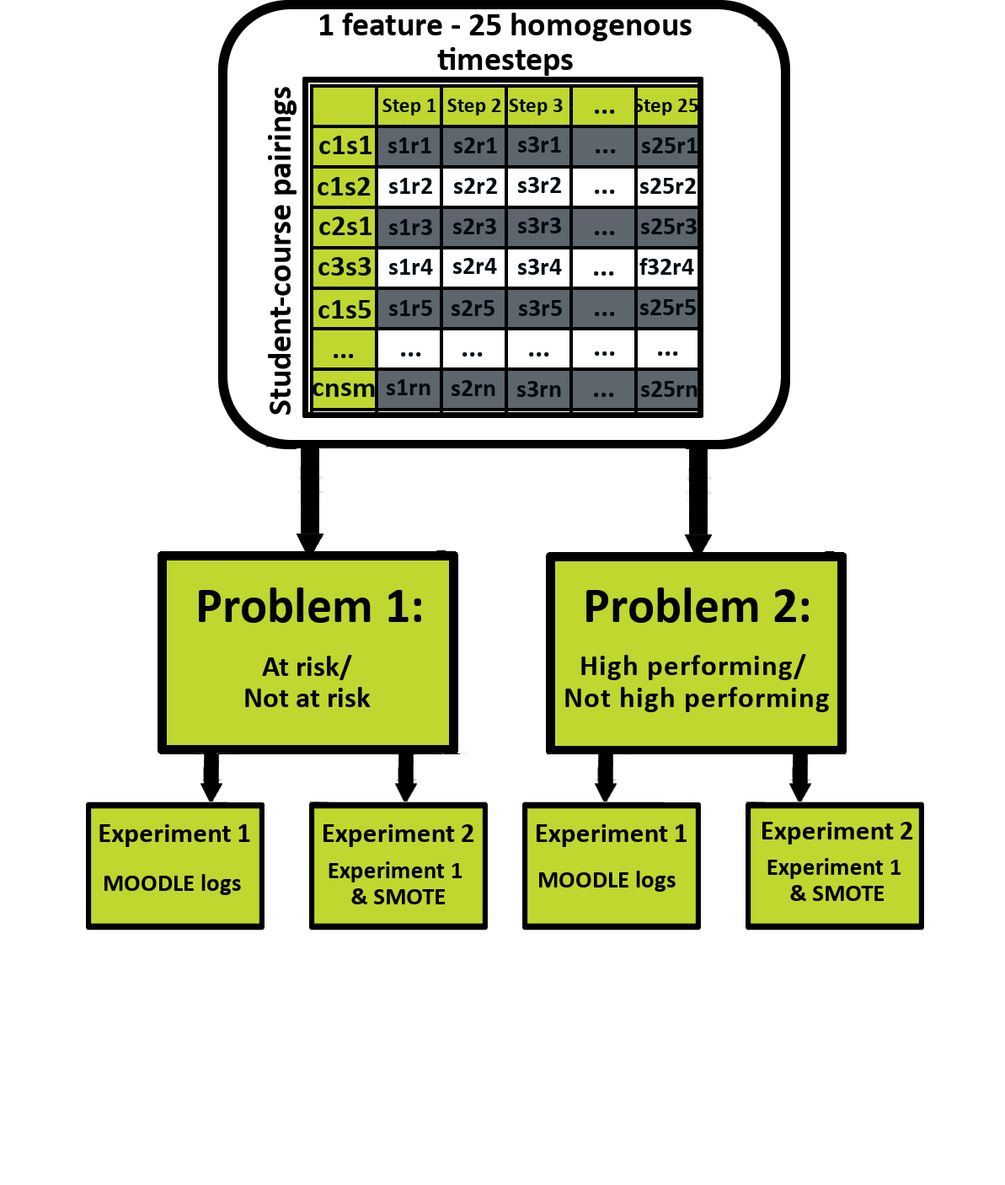
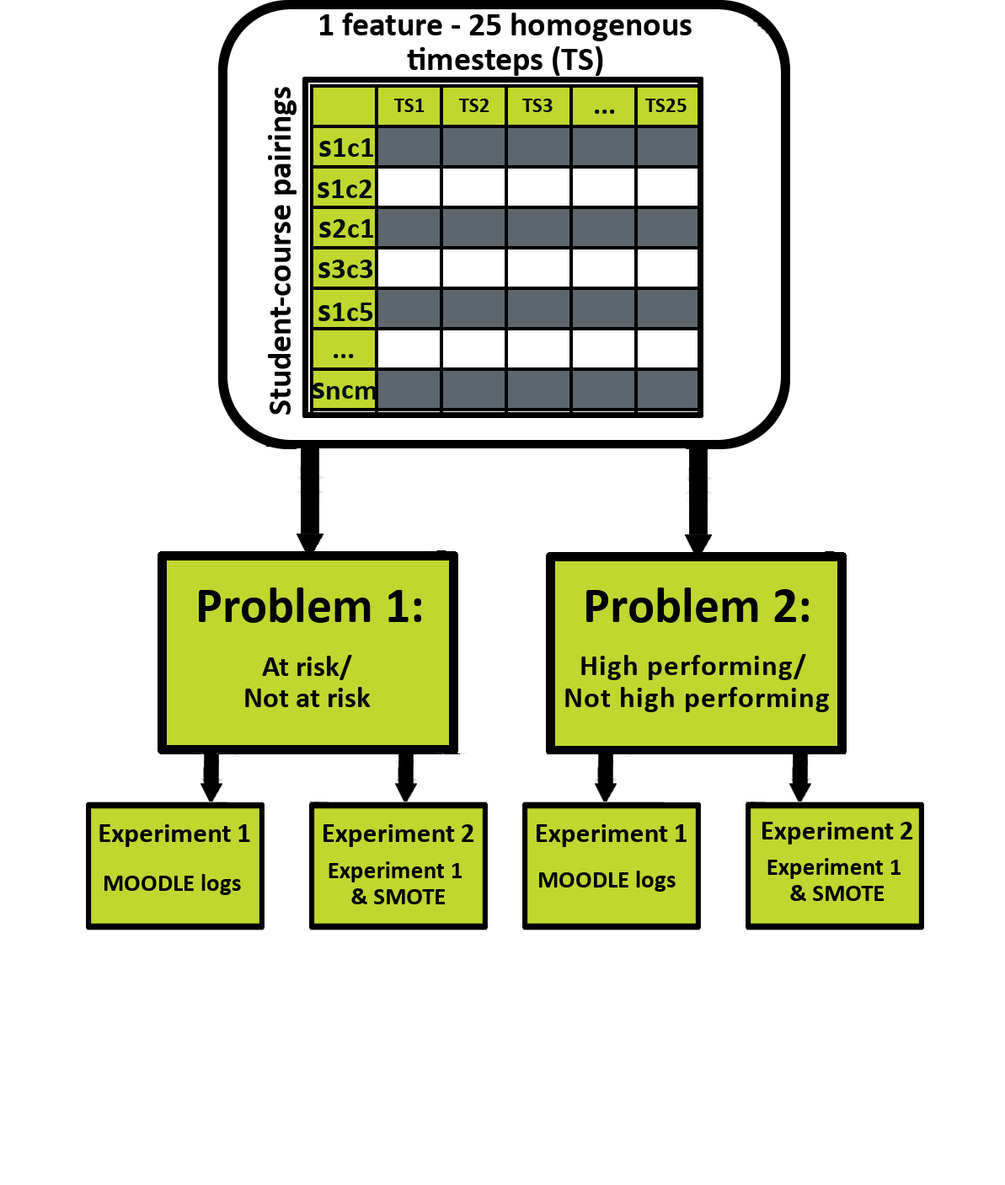
Layered file, before and after one edit (1005 x 1185). Changes by layer:
painted on "1 feature - 25 homogenous time..." over bbox(407, 46, 604, 76)
renamed "cnsm #1" to "sncm", painted on it over bbox(312, 382, 377, 400)
renamed "c1s5 #1" to "s1c5", painted on it over bbox(318, 300, 374, 322)
renamed "c3s3" to "s3c3", painted on it over bbox(318, 257, 374, 279)
renamed "c2s1 #1" to "s2c1", painted on it over bbox(319, 216, 375, 238)
renamed "c1s2 #1" to "s1c2", painted on it over bbox(317, 176, 373, 199)
renamed "c1s1" to "s1c1", painted on it over bbox(319, 135, 375, 157)
removed layer "s2r2" over bbox(454, 177, 498, 194)
removed layer "s25r2" over bbox(640, 177, 697, 194)
removed layer "s25r3" over bbox(641, 218, 697, 235)
removed layer "f32r4" over bbox(639, 257, 695, 275)
removed layer "s3r4" over bbox(518, 258, 563, 275)
removed layer "s25r5" over bbox(640, 299, 697, 316)
removed layer "s2r4" over bbox(453, 257, 498, 274)
removed layer "s25rn" over bbox(641, 380, 698, 397)
removed layer "s3rn" over bbox(517, 380, 562, 397)
removed layer "s2rn" over bbox(451, 380, 496, 397)
removed layer "s1rn" over bbox(386, 379, 431, 396)
removed layer "s1r4" over bbox(389, 258, 434, 275)
removed layer "s25r1" over bbox(642, 137, 698, 154)
renamed "Step 25" to "TS25", painted on it over bbox(633, 98, 698, 116)
renamed "Step 3" to "TS3", painted on it over bbox(509, 98, 563, 116)
renamed "Step 2" to "TS2", painted on it over bbox(447, 98, 502, 116)
renamed "Step 1" to "TS1", painted on it over bbox(382, 98, 437, 116)
…and 22 more changes (22 removed)
